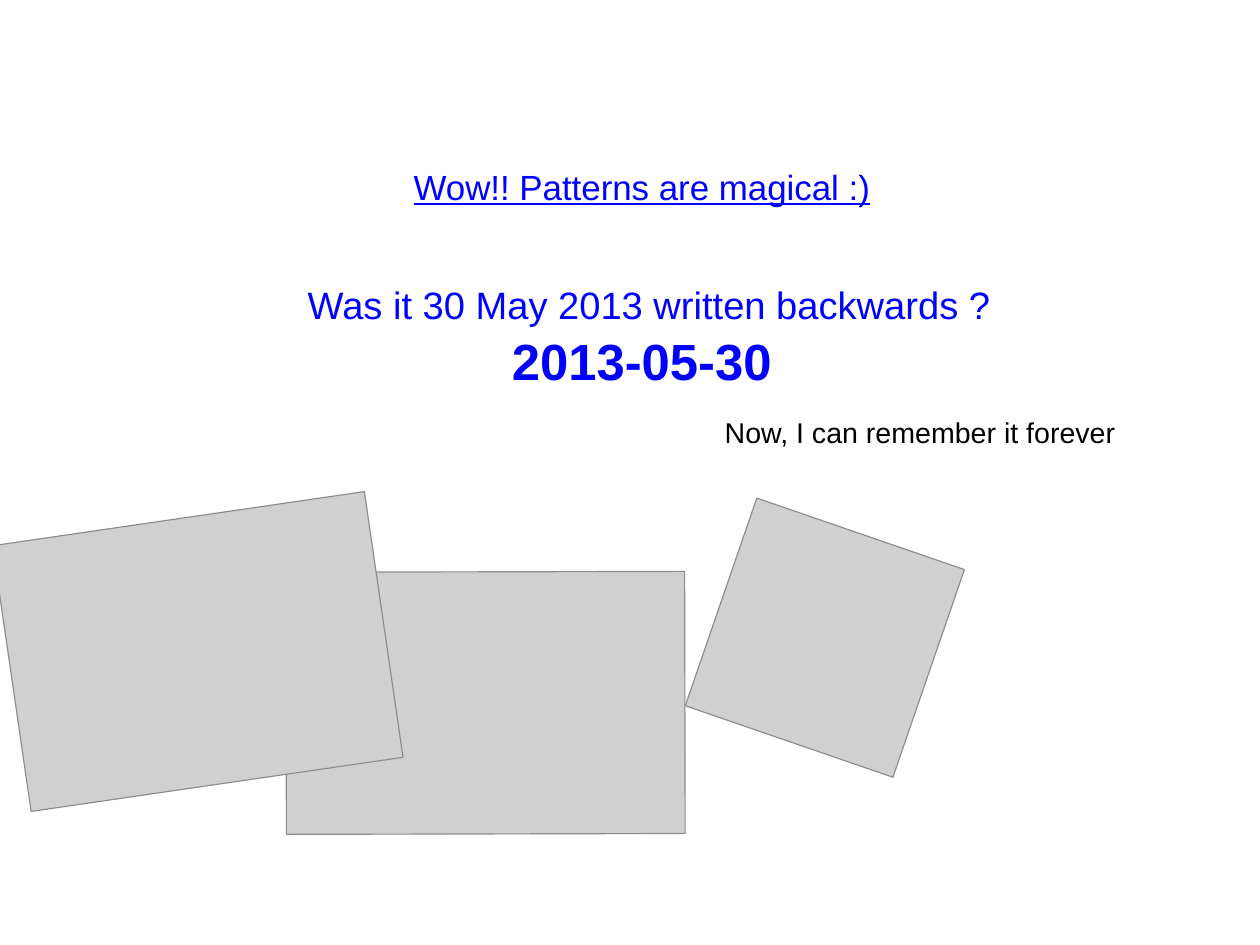
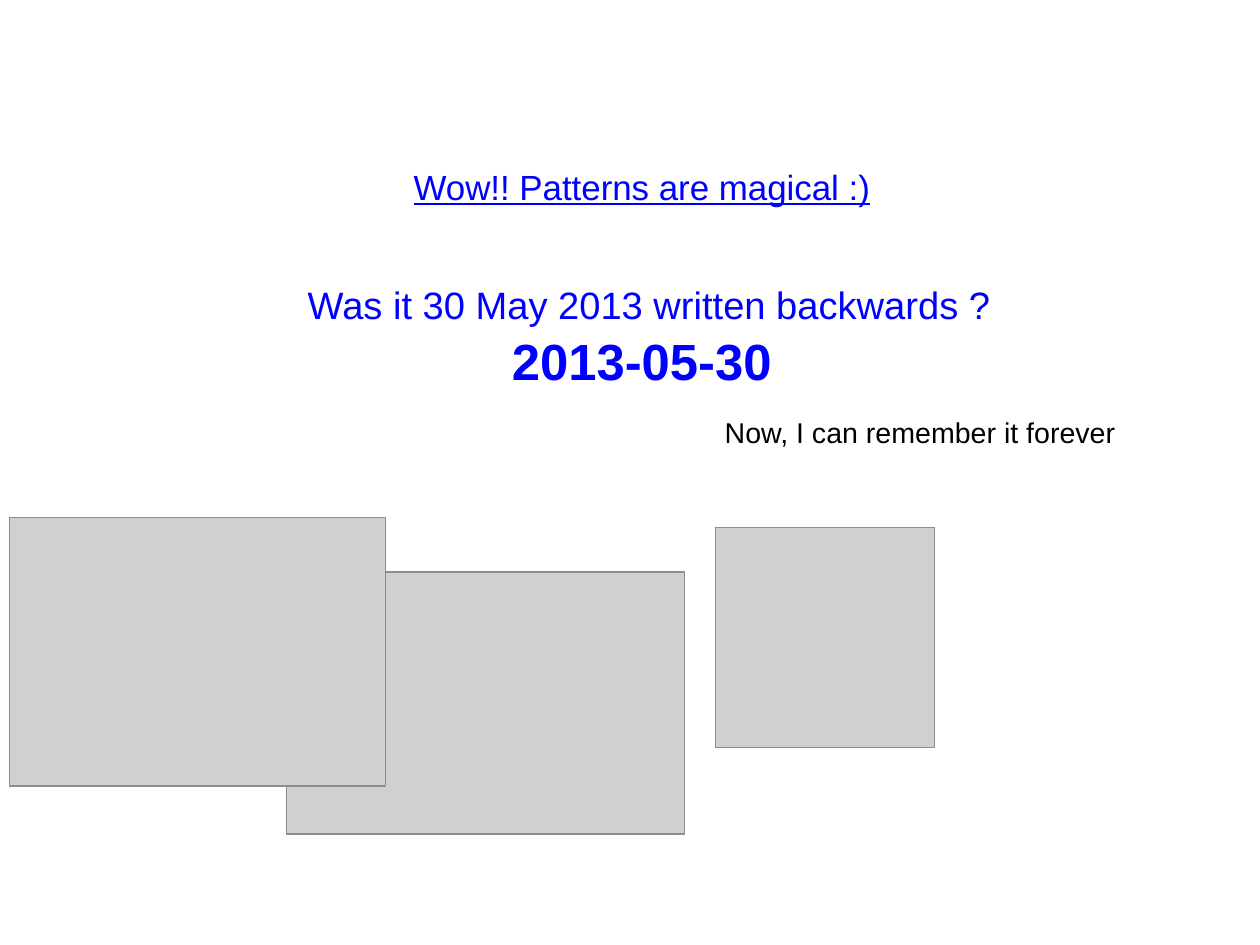
Before and after one commit to sachinjain024/derby, a slide deck: slide 3 of memoizr/img/Introduction.ppt. Drawn at 1260x945 pixels with LibreOffice and Linux fonts; fonts in the diff are those of the drawing; grey boxes stand for pictures; background and template pictures are left out. Boxes give left, top, right and bottom in pixels: in the first picture for what was removed or moved away, otherwise in the second. Text is boxed around its words. In the diff, an @@ line names an element or a change of style, - is before the commit and + after.

```diff
--- a/memoizr/img/Introduction.ppt
+++ b/memoizr/img/Introduction.ppt
@@ picture at [10,518,386,787]: rotation 351 to 0 degrees @@
@@ picture at [716,528,935,748]: rotation 19 to 0 degrees @@
@@ picture at [286,572,685,834]: rotation 359 to 0 degrees @@
```
Also in this commit, not shown: 3 other slides changed, 1 slide added, 4 other files.
